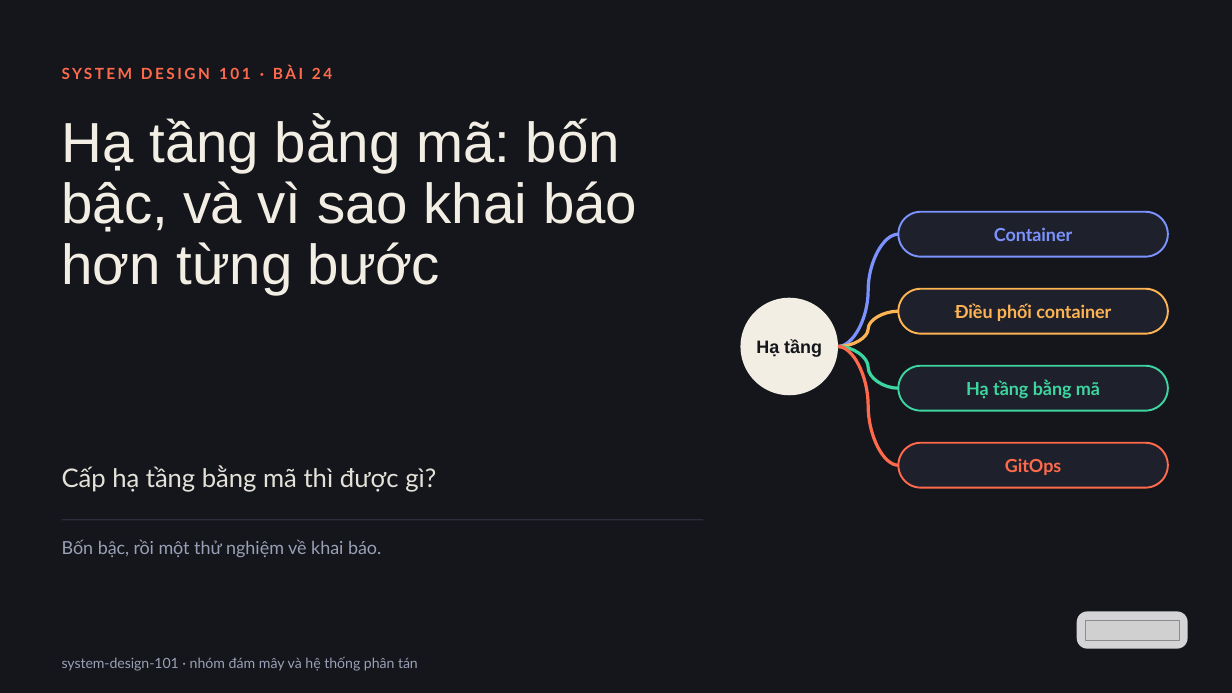
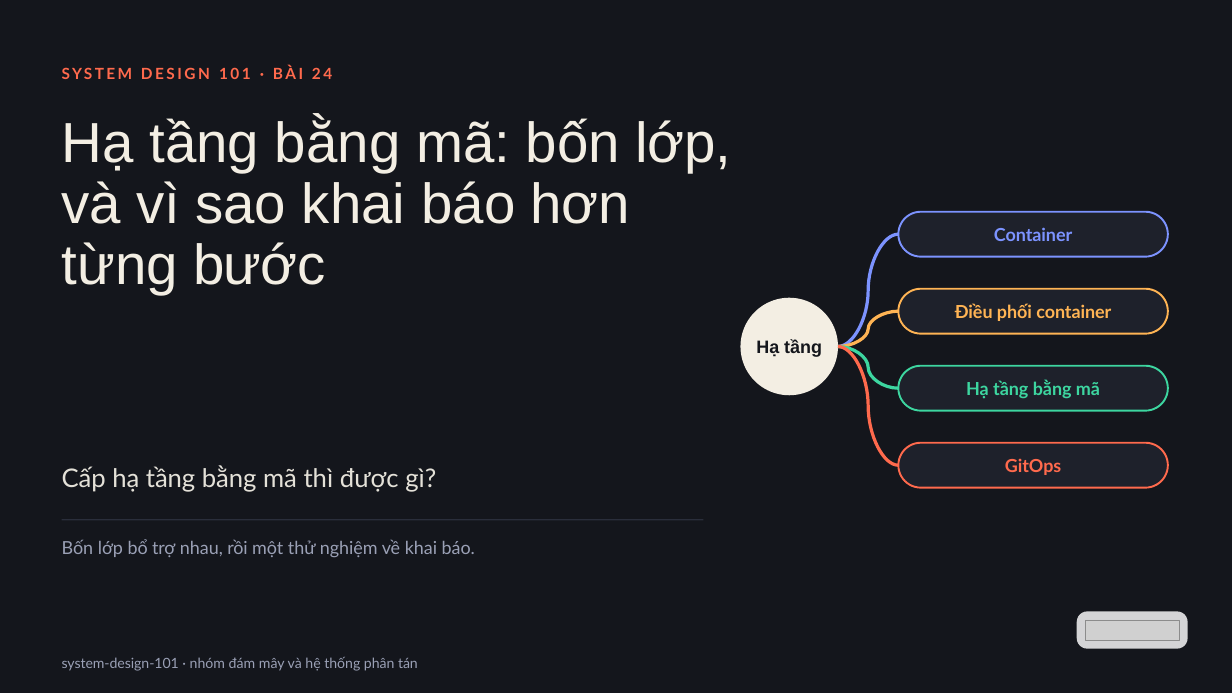
Before and after one commit to vohoailinh90/tool-marketing-studio, a slide deck: slide 1 of system-design-101/vi/lessons/sd-11-024/slides/sd-11-024.pptx. Drawn at 1232x693 pixels with LibreOffice and Linux fonts; fonts in the diff are those of the drawing; grey boxes stand for pictures. Boxes give left, top, right and bottom in pixels: in the first picture for what was removed or moved away, otherwise in the second. Text is boxed around its words. In the diff, an @@ line names an element or a change of style, - is before the commit and + after.

```diff
--- a/system-design-101/vi/lessons/sd-11-024/slides/sd-11-024.pptx
+++ b/system-design-101/vi/lessons/sd-11-024/slides/sd-11-024.pptx
@@ text at (62, 117, 731, 294): text changed @@
-Hạ tầng bằng mã: bốn bậc, và vì sao khai báo hơn từng bước
+Hạ tầng bằng mã: bốn lớp, và vì sao khai báo hơn từng bước
@@ text at (62, 539, 475, 557): text changed @@
-Bốn bậc, rồi một thử nghiệm về khai báo.
+Bốn lớp bổ trợ nhau, rồi một thử nghiệm về khai báo.
```
Also in this commit, not shown: 1 other slide changed, 14 other files.
